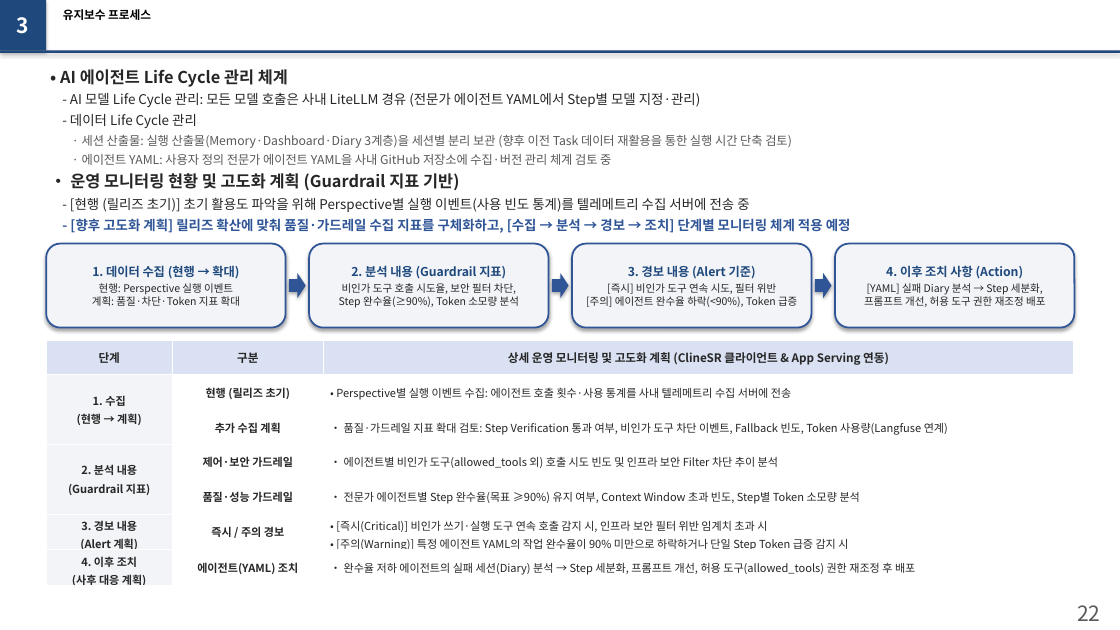
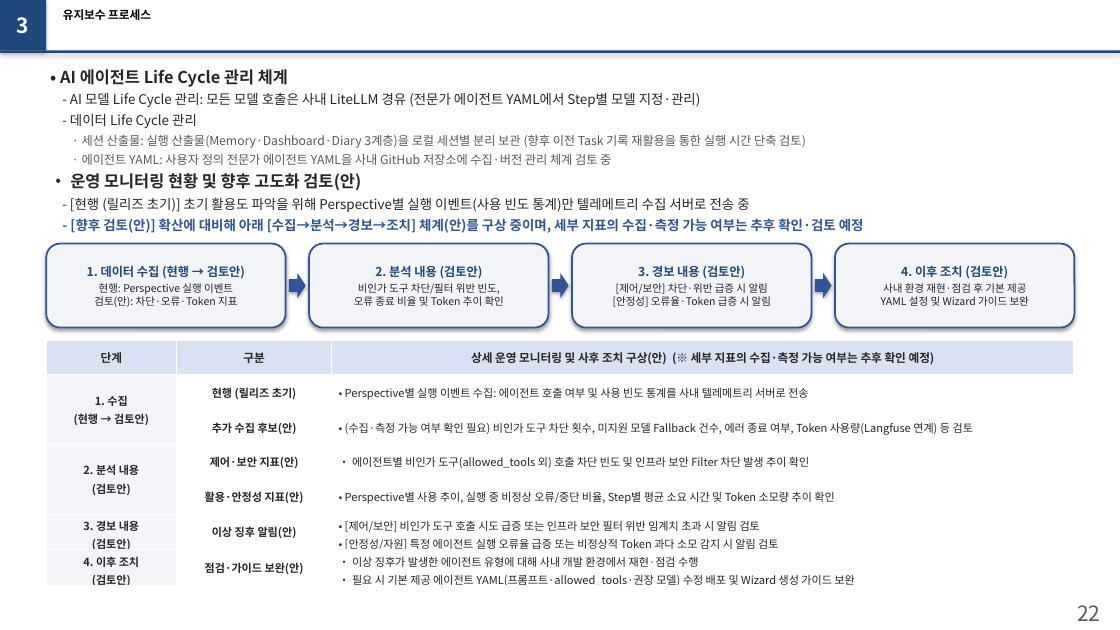
Before and after one commit to misjin05/playground, a slide deck: slide 1 of AIS/Reports/Slide22_23_Update.pptx. Drawn at 1120x630 pixels with LibreOffice and Linux fonts; fonts in the diff are those of the drawing. Boxes give left, top, right and bottom in pixels: in the first picture for what was removed or moved away, otherwise in the second. Text is boxed around its words. In the diff, an @@ line names an element or a change of style, - is before the commit and + after.

```diff
--- a/AIS/Reports/Slide22_23_Update.pptx
+++ b/AIS/Reports/Slide22_23_Update.pptx
@@ text at [82,135,806,148]: text changed @@
-· 세션 산출물: 실행 산출물(Memory·Dashboard·Diary 3계층)을 세션별 분리 보관 (향후 이전 Task 데이터 재활용을 통한 실행 시간 단축 검토)
+· 세션 산출물: 실행 산출물(Memory·Dashboard·Diary 3계층)을 로컬 세션별 분리 보관 (향후 이전 Task 기록 재활용을 통한 실행 시간 단축 검토)
@@ text at [70,173,864,233]: text changed @@
-• 운영 모니터링 현황 및 고도화 계획 (Guardrail 지표 기반)
-- [현행 (릴리즈 초기)] 초기 활용도 파악을 위해 Perspective별 실행 이벤트(사용 빈도 통계)를 텔레메트리 수집 서버에 전송 중
-- [향후 고도화 계획] 릴리즈 확산에 맞춰 품질·가드레일 수집 지표를 구체화하고, [수집 → 분석 → 경보 → 조치] 단계별 모니터링 체계 적용 예정
+• 운영 모니터링 현황 및 향후 고도화 검토(안)
+- [현행 (릴리즈 초기)] 초기 활용도 파악을 위해 Perspective별 실행 이벤트(사용 빈도 통계)만 텔레메트리 수집 서버로 전송 중
+- [향후 검토(안)] 확산에 대비해 아래 [수집→분석→경보→조치] 체계(안)를 구상 중이며, 세부 지표의 수집·측정 가능 여부는 추후 확인·검토 예정
@@ text in rounded rectangle at [87,265,245,307]: text changed @@
-1. 데이터 수집 (현행 → 확대)
-현행: Perspective 실행 이벤트
-계획: 품질·차단·Token 지표 확대
+1. 데이터 수집 (현행 → 검토안)
+현행: Perspective 실행 이벤트
+검토(안): 차단·오류·Token 지표
@@ text in rounded rectangle at [354,265,504,306]: text changed @@
-2. 분석 내용 (Guardrail 지표)
-비인가 도구 호출 시도율, 보안 필터 차단,
-Step 완수율(≥90%), Token 소모량 분석
+2. 분석 내용 (검토안)
+비인가 도구 차단/필터 위반 빈도,
+오류 종료 비율 및 Token 추이 확인
@@ text in rounded rectangle at [613,265,771,307]: text changed @@
-3. 경보 내용 (Alert 기준)
-[즉시] 비인가 도구 연속 시도, 필터 위반
-[주의] 에이전트 완수율 하락(<90%), Token 급증
+3. 경보 내용 (검토안)
+[제어/보안] 차단·위반 급증 시 알림
+[안정성] 오류율·Token 급증 시 알림
@@ text in rounded rectangle at [881,265,1029,306]: text changed @@
-4. 이후 조치 사항 (Action)
-[YAML] 실패 Diary 분석 → Step 세분화,
-프롬프트 개선, 허용 도구 권한 재조정 배포
+4. 이후 조치 (검토안)
+사내 환경 재현·점검 후 기본 제공
+YAML 설정 및 Wizard 가이드 보완
@@ table at [46,340,1074,589] @@
-row 1, column 3: 상세 운영 모니터링 및 고도화 계획 (ClineSR 클라이언트 & App Serving 연동)
+row 1, column 3: 상세 운영 모니터링 및 사후 조치 구상(안) (※ 세부 지표의 수집·측정 가능 여부는 추후 확인 예정)
-row 2, column 1: 1. 수집 / (현행 → 계획)
+row 2, column 1: 1. 수집 / (현행 → 검토안)
-row 2, column 3: • Perspective별 실행 이벤트 수집: 에이전트 호출 횟수·사용 통계를 사내 텔레메트리 수집 서버에 전송
+row 2, column 3: • Perspective별 실행 이벤트 수집: 에이전트 호출 여부 및 사용 빈도 통계를 사내 텔레메트리 서버로 전송
-row 3, column 2: 추가 수집 계획
+row 3, column 2: 추가 수집 후보(안)
-row 3, column 3: • 품질·가드레일 지표 확대 검토: Step Verification 통과 여부, 비인가 도구 차단 이벤트, Fallback 빈도, Token 사용량(Langfuse 연계)
+row 3, column 3: • (수집·측정 가능 여부 확인 필요) 비인가 도구 차단 횟수, 미지원 모델 Fallback 건수, 에러 종료 여부, Token 사용량(Langfuse 연계) 등 검토
-row 4: 2. 분석 내용 / (Guardrail 지표) | 제어·보안 가드레일 | • 에이전트별 비인가 도구(allowed_tools 외) 호출 시도 빈도 및 인프라 보안 Filter 차단 추이 분석
+row 4: 2. 분석 내용 / (검토안) | 제어·보안 지표(안) | • 에이전트별 비인가 도구(allowed_tools 외) 호출 차단 빈도 및 인프라 보안 Filter 차단 발생 추이 확인
-row 5, column 2: 품질·성능 가드레일
+row 5, column 2: 활용·안정성 지표(안)
-row 5, column 3: • 전문가 에이전트별 Step 완수율(목표 ≥90%) 유지 여부, Context Window 초과 빈도, Step별 Token 소모량 분석
+row 5, column 3: • Perspective별 사용 추이, 실행 중 비정상 오류/중단 비율, Step별 평균 소요 시간 및 Token 소모량 추이 확인
-row 6: 3. 경보 내용 / (Alert 계획) | 즉시 / 주의 경보 | • [즉시(Critical)] 비인가 쓰기·실행 도구 연속 호출 감지 시, 인프라 보안 필터 위반 임계치 초과 시 / • [주의(Warning)] 특정 에이전트 YAML의 작업 완수율이 90% 미만으로 하락하거나 단일 Step Token 급증 감지 시
+row 6: 3. 경보 내용 / (검토안) | 이상 징후 알림(안) | • [제어/보안] 비인가 도구 호출 시도 급증 또는 인프라 보안 필터 위반 임계치 초과 시 알림 검토 / • [안정성/자원] 특정 에이전트 실행 오류율 급증 또는 비정상적 Token 과다 소모 감지 시 알림 검토
-row 7: 4. 이후 조치 / (사후 대응 계획) | 에이전트(YAML) 조치 | • 완수율 저하 에이전트의 실패 세션(Diary) 분석 → Step 세분화, 프롬프트 개선, 허용 도구(allowed_tools) 권한 재조정 후 배포
+row 7: 4. 이후 조치 / (검토안) | 점검·가이드 보완(안) | • 이상 징후가 발생한 에이전트 유형에 대해 사내 개발 환경에서 재현·점검 수행 / • 필요 시 기본 제공 에이전트 YAML(프롬프트·allowed_tools·권장 모델) 수정 배포 및 Wizard 생성 가이드 보완
```
Also in this commit, not shown: 1 other slide changed, 1 other file.
